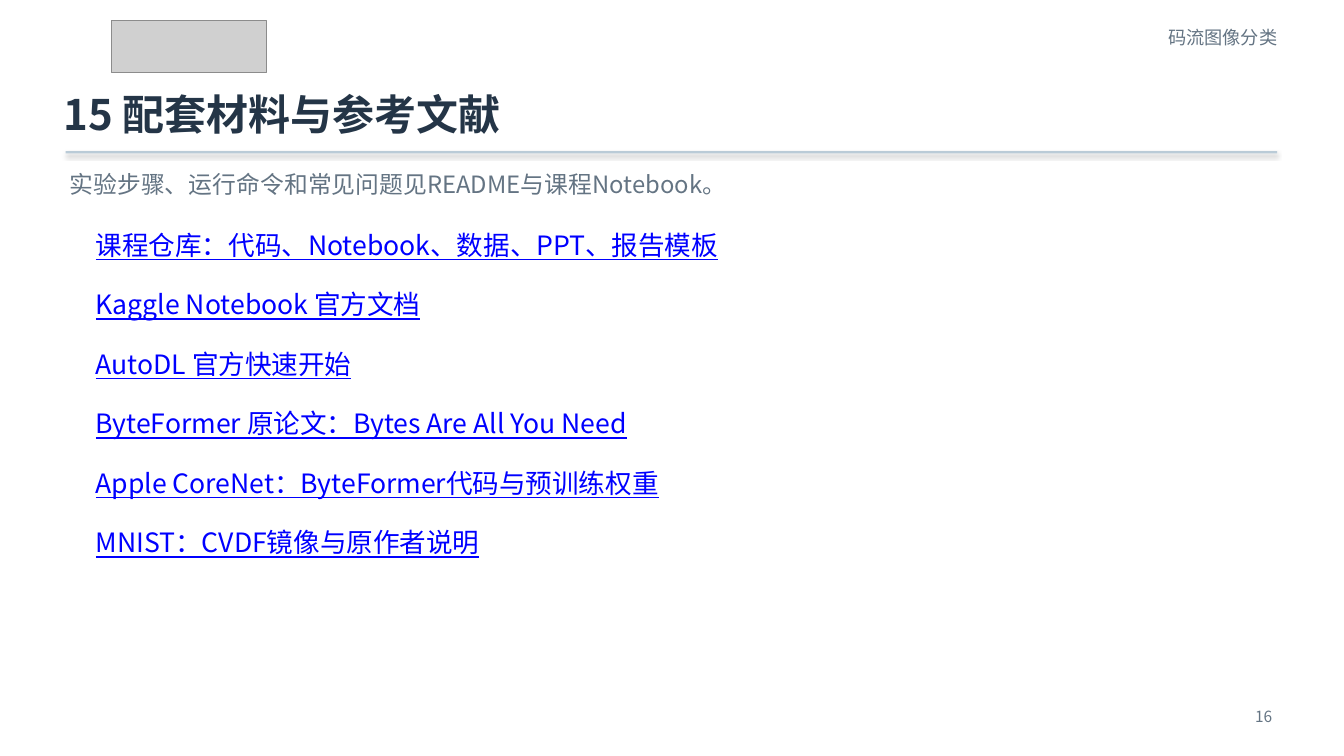
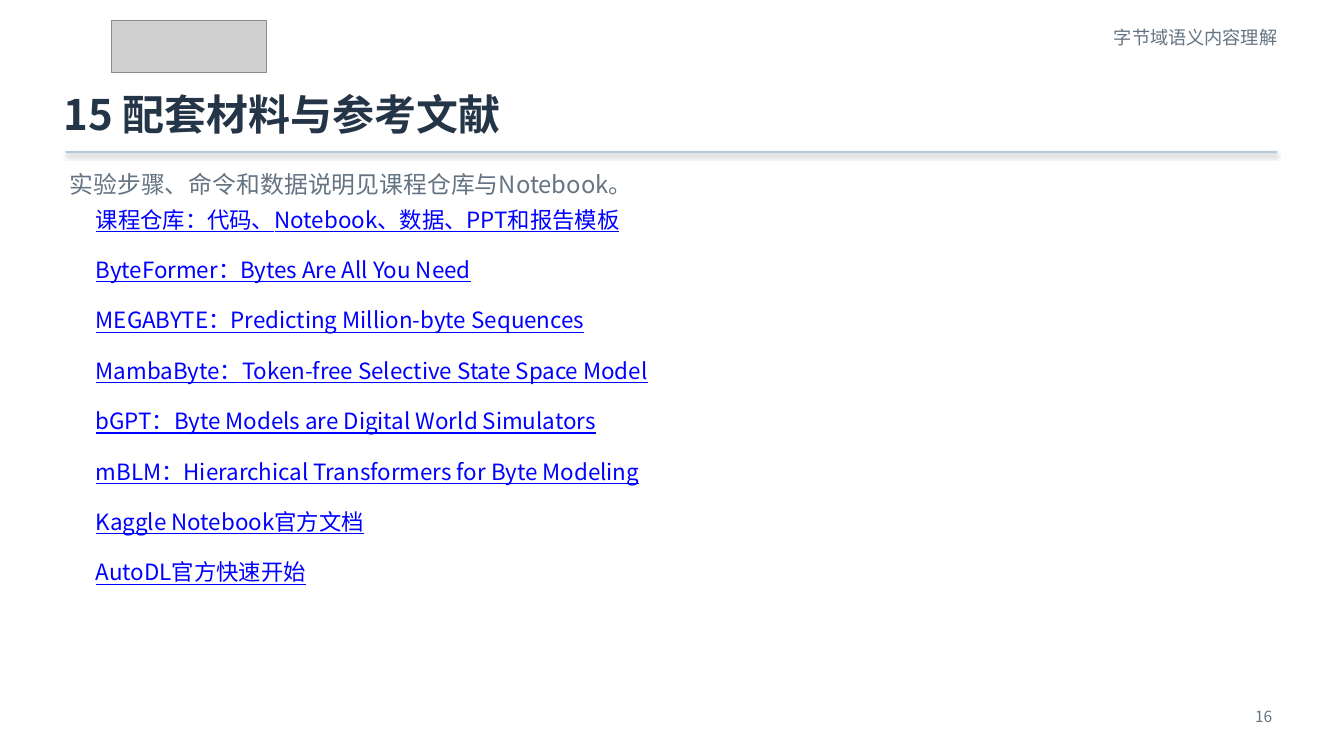
Before and after one commit to Franklin-L/byteformer-mnist-course, a slide deck: slide 16 of docs/ByteFormer_MNIST_零基础实验课.pptx. Drawn at 1344x756 pixels with LibreOffice and Linux fonts; fonts in the diff are those of the drawing; grey boxes stand for pictures. Boxes give left, top, right and bottom in pixels: in the first picture for what was removed or moved away, otherwise in the second. Text is boxed around its words. In the diff, an @@ line names an element or a change of style, - is before the commit and + after.

```diff
--- a/docs/ByteFormer_MNIST_零基础实验课.pptx
+++ b/docs/ByteFormer_MNIST_零基础实验课.pptx
@@ text at (1114, 28, 1277, 46): text changed @@
-码流图像分类
+字节域语义内容理解
@@ text at (69, 173, 632, 195): text changed @@
-实验步骤、运行命令和常见问题见README与课程Notebook。
+实验步骤、命令和数据说明见课程仓库与Notebook。
@@ text at (96, 209, 620, 232): text changed; size 19 to 16 pt @@
-课程仓库：代码、Notebook、数据、PPT、报告模板
+课程仓库：代码、Notebook、数据、PPT和报告模板
@@ text at (96, 260, 471, 283): text changed; size 19 to 16 pt @@
-ByteFormer 原论文：Bytes Are All You Need
+ByteFormer：Bytes Are All You Need
@@ text removed at (96, 291, 420, 321) @@
-Kaggle Notebook 官方文档
@@ text at (96, 310, 584, 334): text changed; size 19 to 16 pt @@
-AutoDL 官方快速开始
+MEGABYTE：Predicting Million-byte Sequences
@@ text added at (96, 361, 647, 384), 16 pt, text #0000FF, underline @@
+MambaByte：Token-free Selective State Space Model
@@ text at (96, 411, 596, 435): text changed; size 19 to 16 pt @@
-Apple CoreNet：ByteFormer代码与预训练权重
+bGPT：Byte Models are Digital World Simulators
@@ text at (96, 462, 640, 485): text changed; size 19 to 16 pt @@
-MNIST：CVDF镜像与原作者说明
+mBLM：Hierarchical Transformers for Byte Modeling
@@ text added at (96, 511, 364, 535), 16 pt, text #0000FF, underline @@
+Kaggle Notebook官方文档
@@ text added at (96, 561, 306, 585), 16 pt, text #0000FF, underline @@
+AutoDL官方快速开始
```
Also in this commit, not shown: 6 other slides changed, 9 slides added, 9 slides removed, 9 other files.
